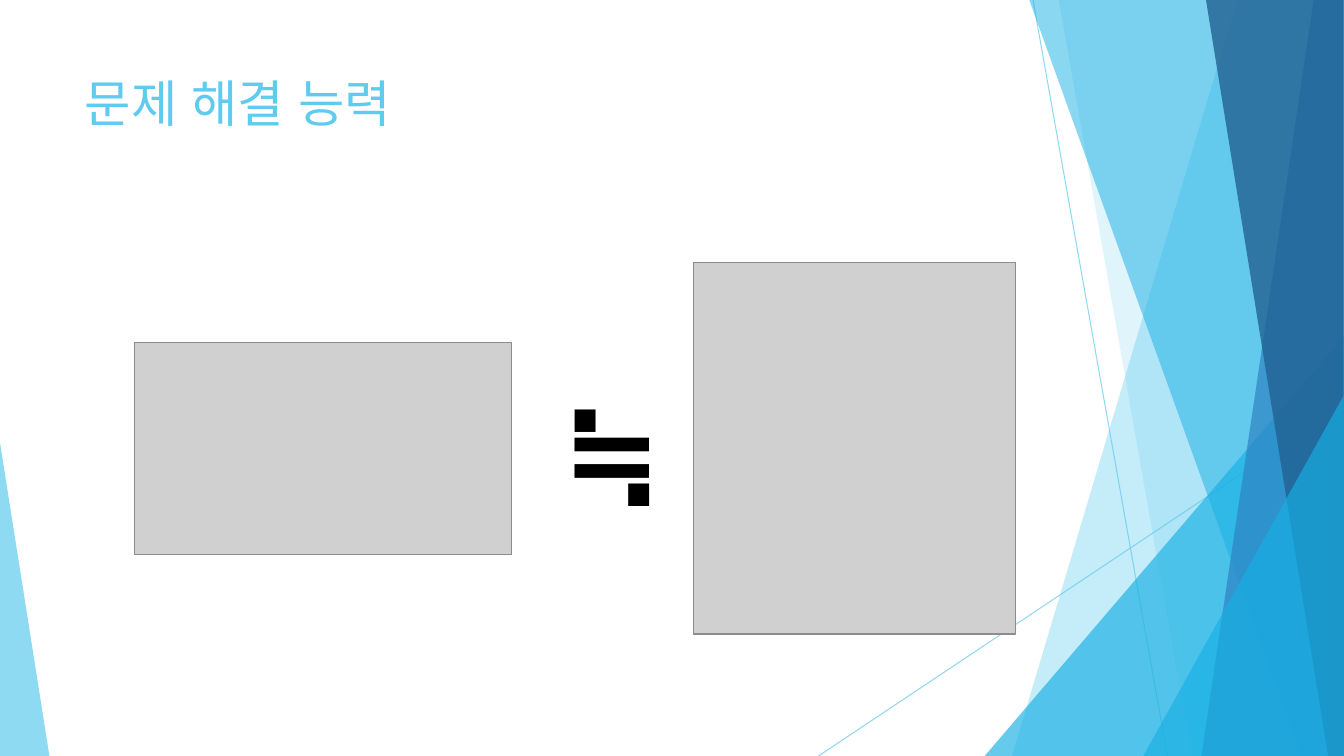
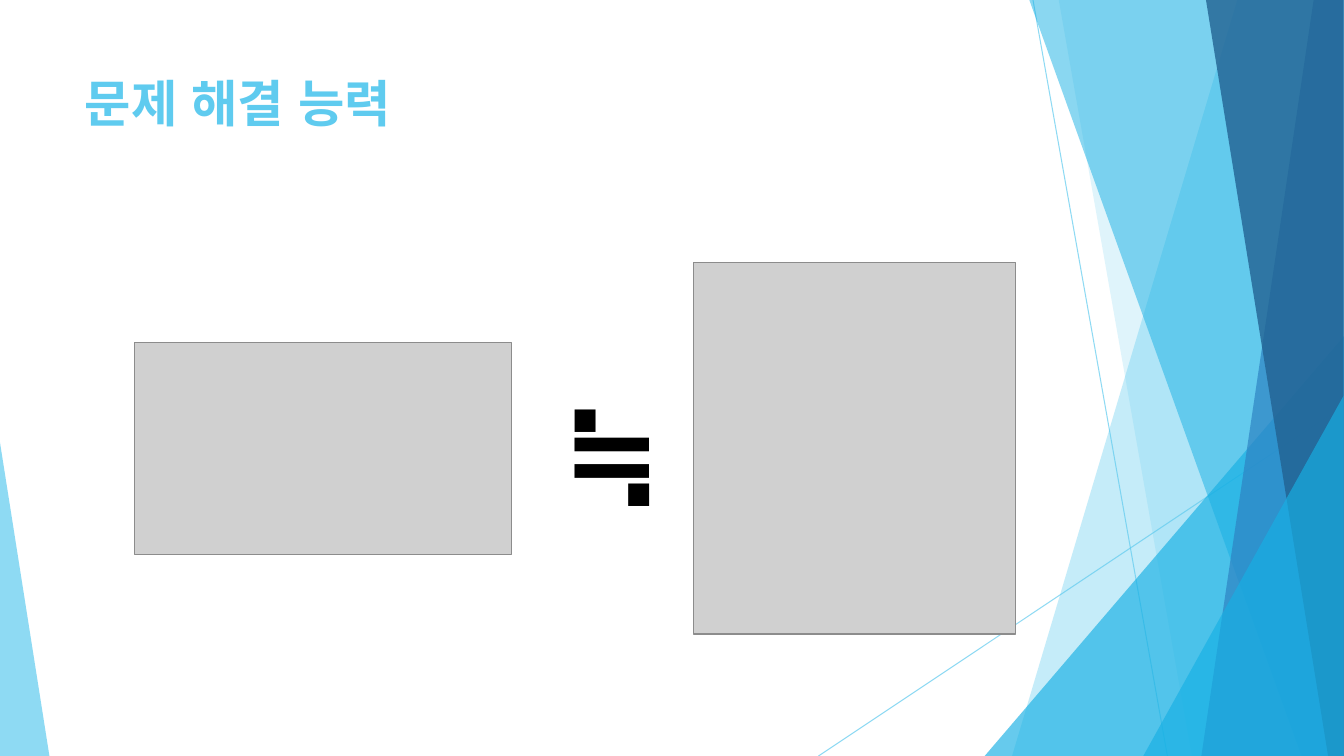
Before and after one commit to healjoo/smallprecious, a slide deck: slide 4 of 코딩교육용 퍼즐게임 제안서.pptx. Drawn at 1344x756 pixels with LibreOffice and Linux fonts; fonts in the diff are those of the drawing; grey boxes stand for pictures. Boxes give left, top, right and bottom in pixels: in the first picture for what was removed or moved away, otherwise in the second. Text is boxed around its words. In the diff, an @@ line names an element or a change of style, - is before the commit and + after.

```diff
--- a/코딩교육용 퍼즐게임 제안서.pptx
+++ b/코딩교육용 퍼즐게임 제안서.pptx
@@ title "문제 해결 능력" at (85, 80, 391, 127): bold on @@
```
Also in this commit, not shown: 7 other slides changed, 2 slides added.
